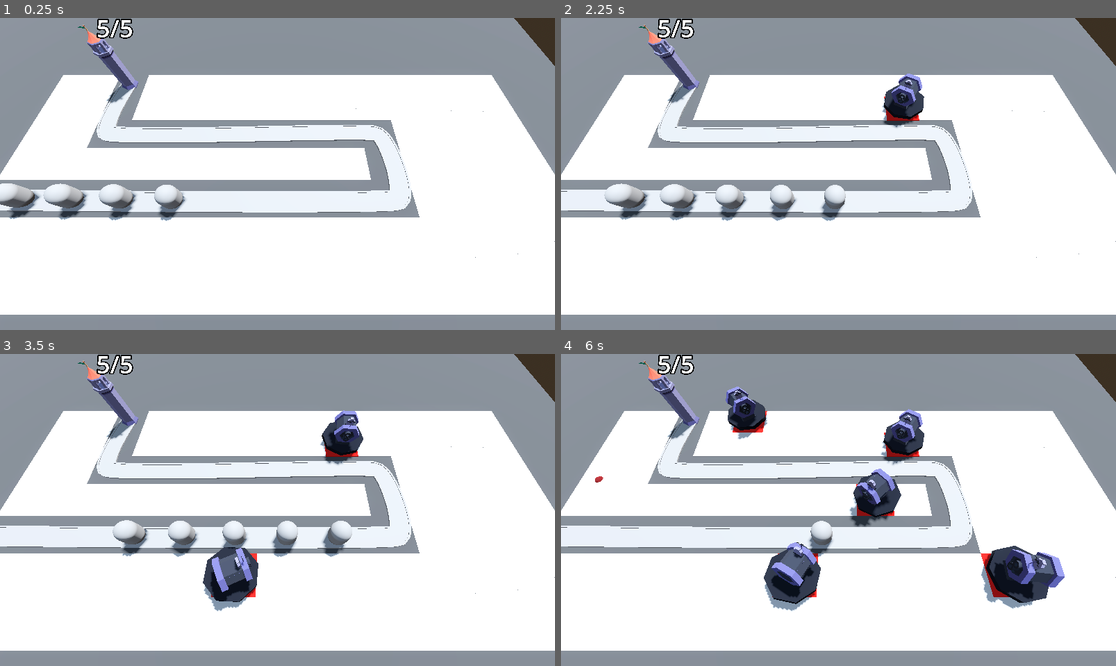
Above: before the commit, frames 1-4 (two rows, left to right).
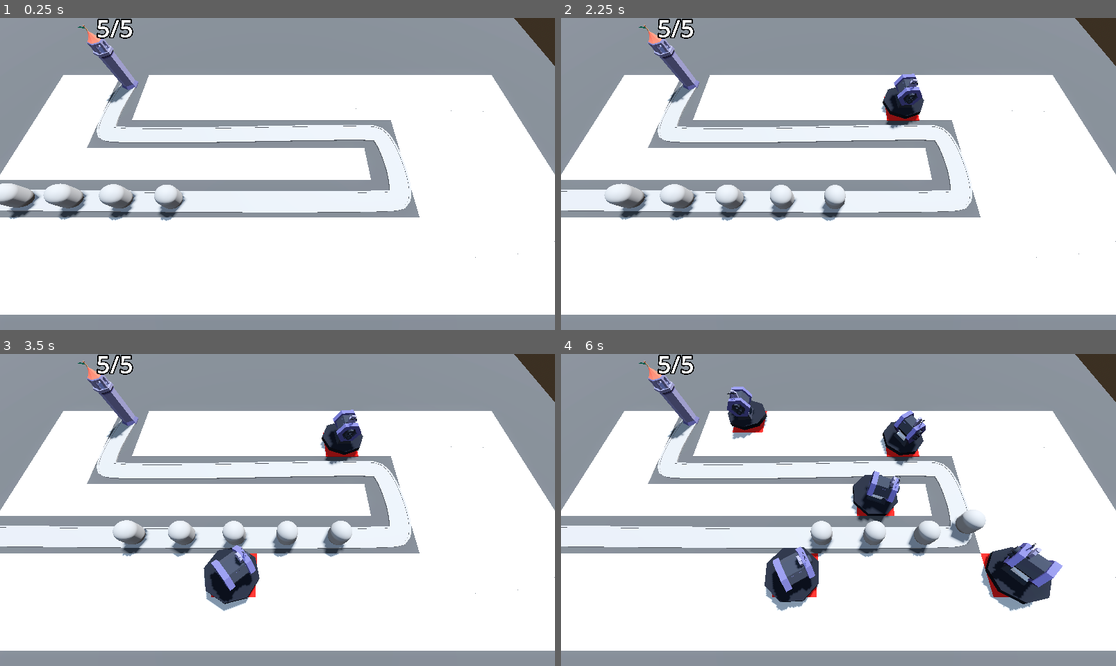
Above: after the commit, the same moments.

Repository: AhmadNasserx/tower-tiles
Game: Godot game, scene res://base_level.tscn
The game is run twice, just before and just after one commit, with the same random seed, the same clock (stepped at 60 frames per second) and the same inputs.
Inputs (mouse positions are in pixels of both pictures, inside the frame that each line leads up to):
- Up to frame 1 (0.25 s): no input
- Up to frame 2 (2.25 s): move the mouse to (960, 158) at 0.52 s; press the mouse at (960, 158) at 0.53 s; move the mouse to (727, 189) at 1.27 s; release the mouse at (727, 189) at 1.28 s; click (727, 189) at 1.35 s; move the mouse to (894, 105) at 2.02 s; press the mouse at (894, 105) at 2.03 s
- Up to frame 3 (3.5 s): move the mouse to (249, 572) at 2.77 s; release the mouse at (249, 572) at 2.78 s; click (249, 572) at 2.85 s
- Up to frame 4 (6 s): move the mouse to (1005, 556) at 3.52 s; press the mouse at (1005, 556) at 3.53 s; move the mouse to (672, 463) at 4.27 s; release the mouse at (672, 463) at 4.28 s; click (672, 463) at 4.35 s; move the mouse to (866, 510) at 5.02 s; press the mouse at (866, 510) at 5.03 s; move the mouse to (755, 432) at 5.77 s; release the mouse at (755, 432) at 5.78 s; click (755, 432) at 5.85 s

The runs differ from the first frame. In frame 2, 0.4% of the frame differs, in the area x 57-66%, y 17-36%; in frame 3, 1.0%; in frame 4, 5.1%, in the area x 6-91%, y 10-83%.

Commit message:
turret range

Diff:
--- a/Enemy/enemy.gd
+++ b/Enemy/enemy.gd
@@ -20,3 +20,4 @@
 	if progress_ratio >= 0.97:
 		base.take_damage()
 		set_process(false)
+		queue_free()
--- a/Turret/turret.gd
+++ b/Turret/turret.gd
@@ -1,17 +1,24 @@
 extends Node3D
 
+@export var turret_range := 10.0
 @export var projectile: PackedScene
 @onready var marker_3d: Marker3D = $base/turret/Marker3D
 
 var enemy_path: Path3D
+var target: PathFollow3D
+
+func _process(delta: float) -> void:
+	target = find_best_target()
 
 func _physics_process(delta: float) -> void:
-	var enemy = enemy_path.get_children().back()
-	look_at(enemy.global_position, Vector3.UP, true)
+	var target = find_best_target()
+	if target:
+		look_at(target.global_position, Vector3.UP, true)
 
 
 func _on_timer_timeout() -> void:
-	shoot()
+	if target:
+		shoot()
 
 
 func shoot():
@@ -19,3 +26,17 @@
 	add_child(shot)
 	shot.global_position = marker_3d.global_position
 	shot.direction = global_transform.basis.z
+
+
+
+func find_best_target() -> PathFollow3D:
+	var best_target = null
+	var best_progress = 0
+	for enemy in enemy_path.get_children():
+		if enemy is PathFollow3D:
+			if enemy.progress > best_progress:
+				var distance := global_position.distance_to(enemy.global_position)
+				if distance < turret_range:
+					best_target = enemy
+					best_progress = enemy.progress
+	return best_target
--- a/base_level.tscn
+++ b/base_level.tscn
@@ -101,10 +101,10 @@
 path_joined = false
 
 [node name="Enemy" parent="Path3D" instance=ExtResource("2_h8q3e")]
-transform = Transform3D(-0.000279825, 0, -0.999988, 0, 1, 0, 0.999988, 0, -0.000279825, -21.4975, 0, 6.19894)
+transform = Transform3D(-0.000279824, 0, -0.999987, 0, 1, 0, 0.999987, 0, -0.000279824, -21.4975, 0, 6.19894)
 
 [node name="Enemy2" parent="Path3D" instance=ExtResource("2_h8q3e")]
-transform = Transform3D(-0.0107291, 0, -0.99993, 0, 1, 0, 0.99993, 0, -0.0107291, -16.4981, 0, 6.25586)
+transform = Transform3D(-0.0107291, 0, -0.999929, 0, 1, 0, 0.999929, 0, -0.0107291, -16.4981, 0, 6.25586)
 progress = 5.0
 
 [node name="Enemy3" parent="Path3D" instance=ExtResource("2_h8q3e")]
@@ -112,11 +112,11 @@
 progress = 10.0
 
 [node name="Enemy4" parent="Path3D" instance=ExtResource("2_h8q3e")]
-transform = Transform3D(-0.00830611, 0, -0.999953, 0, 1, 0, 0.999953, 0, -0.00830611, -6.4983, 0, 6.35141)
+transform = Transform3D(-0.0083061, 0, -0.999952, 0, 1, 0, 0.999952, 0, -0.0083061, -6.4983, 0, 6.35141)
 progress = 15.0
 
 [node name="Enemy5" parent="Path3D" instance=ExtResource("2_h8q3e")]
-transform = Transform3D(-0.00677231, 0, -0.999964, 0, 1, 0, 0.999964, 0, -0.00677231, -1.49843, 0, 6.38925)
+transform = Transform3D(-0.0067723, 0, -0.999963, 0, 1, 0, 0.999963, 0, -0.0067723, -1.49843, 0, 6.38925)
 progress = 20.0
 
 [node name="Base" parent="." instance=ExtResource("3_qfv6b")]
Not shown: 4 places in MeshLibraries/SpaceLibrary.tres that only renumber resources
